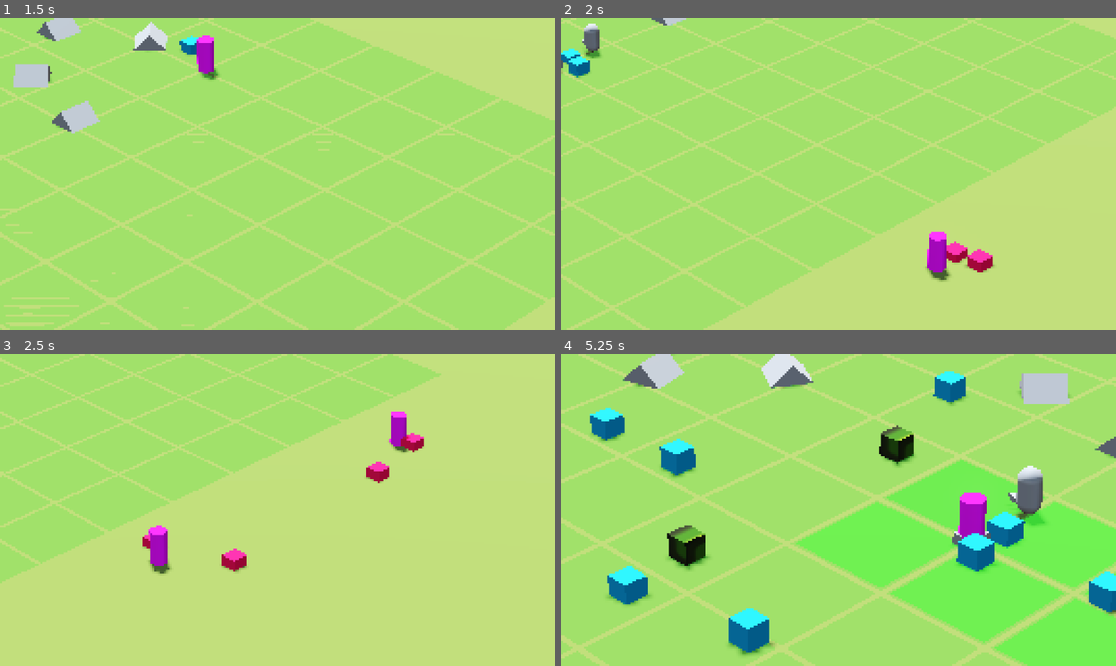
Above: before the commit, frames 1-4 (two rows, left to right).
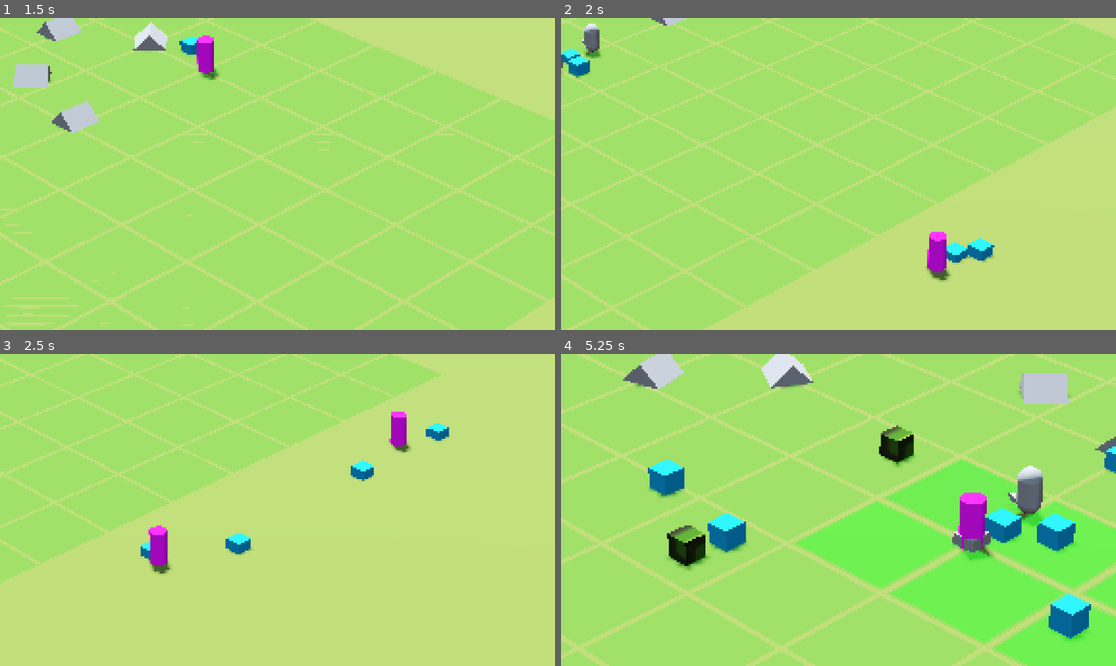
Above: after the commit, the same moments.

Repository: jalejr/Incrememental
Game: Godot game, scene res://main.tscn
Same seed, same stepped clock (60 frames per second), same inputs: the game is played once before the commit and once after it. The engine's default icon, where the game draws it, is replaced by a stand-in: a white triangle on a blue panel in a dark square.
Inputs (mouse positions are in pixels of both pictures, inside the frame that each line leads up to):
- Up to frame 1 (1.5 s): tap Enter (enter) at 0.5 s; move the mouse to (399, 158) at 0.52 s; hold Right (right) 0.53-1.28 s; hold Mouse wheel up (camera_zoom_in) 0.53-1.28 s; click (399, 158) at 0.67 s; move the mouse to (166, 189) at 1.27 s; hold S (backward) from 1.28 s (still down); tap Mouse wheel down (camera_zoom_out) at 1.35 s
- Up to frame 2 (2 s): keep holding S (backward)
- Up to frame 3 (2.5 s): move the mouse to (333, 441) at 2.02 s; release S (backward) at 2.03 s; hold Right (right) from 2.03 s (still down); tap Enter (enter) at 2.1 s
- Up to frame 4 (5.25 s): move the mouse to (810, 572) at 2.77 s; release Right (right) at 2.78 s; hold W (forward) 2.78-3.53 s; click (810, 572) at 2.85 s; move the mouse to (1005, 556) at 3.52 s; hold A (left) 3.53-5.03 s; tap F (test) at 3.6 s; move the mouse to (672, 463) at 4.27 s; tap G at 4.35 s; move the mouse to (866, 510) at 5.02 s; hold S (backward) from 5.03 s (still down); hold Mouse wheel up (camera_zoom_in) from 5.03 s (still down); click (866, 510) at 5.17 s

Frame 1 is identical in both runs. In frame 2, 0.6% of the frame differs, in the area x 69-79%, y 70-82%; in frame 3, 1.4%; in frame 4, 7.7%, in the area x 5-100%, y 5-97%.
Error in both runs: Cannot call method 'storage_buffer_create' on a null value. (res://compositor/scripts/edge_detection_compositor.gd:20)

Commit message:
Made registry system for unit managers and auto link to spawner

Diff:
--- /dev/null
+++ b/global/unit_manager_registry.gd
@@ -0,0 +1,24 @@
+extends Node
+
+# private variables
+var _managers: Dictionary = {}
+
+# public methods
+func register_manager(unit_type: Unit.Type, manager: BaseUnitManager):
+	if _managers.has(unit_type):
+		push_error("Manager already registered for type: ", unit_type)
+		return
+
+	_managers[unit_type] = manager
+	print("Registered manager for ", Unit.Type.keys()[unit_type])
+
+
+func get_manager(unit_type: Unit.Type) -> BaseUnitManager:
+	if not _managers.has(unit_type):
+		push_error("No manager registered for type: ", unit_type)
+		return null
+	return _managers[unit_type]
+
+
+func has_manager(unit_type: Unit.Type) -> bool:
+	return _managers.has(unit_type)
--- a/grids/building_grid_manager/building_grid_manager.gd
+++ b/grids/building_grid_manager/building_grid_manager.gd
@@ -1,11 +1,10 @@
 extends GridManagerBase
 class_name BuildingGridManager
-## enums
-## consts
+
 ## exports
 # Absolute limit of world
 @export var grid_world_size: Vector2 = Vector2(512.0, 512.0)
-## public vars
+
 ## private vars
 var _unlocked_cells: Dictionary = {}
 var _occupied_cells: Dictionary = {}
@@ -14,6 +13,7 @@
 ## built-in override methods
 func _ready() -> void:
 	print("BuildingGridManager initalized - Cell size: ", grid_cell_size)
+	# TODO Have the unlock happen through some other way like the level starting event
 	unlock_starting_area(Vector3(0,0,0), 5)
 
 ## public methods
--- a/project.godot
+++ b/project.godot
@@ -18,6 +18,7 @@
 [autoload]
 
 EventBus="*res://global/event_bus.gd"
+UnitManagerRegistry="*res://global/unit_manager_registry.gd"
 
 [dotnet]
 
--- /dev/null
+++ b/resources/building_data.gd
@@ -0,0 +1,2 @@
+extends Resource
+class_name BuildingData
--- a/units/base_unit_manager/base_unit_manager.gd
+++ b/units/base_unit_manager/base_unit_manager.gd
@@ -4,6 +4,7 @@
 signal unit_died(unit: BaseUnitData, building: Node)
 
 ## exports
+@export var unit_type: Unit.Type = Unit.Type.BASE
 @export var unit_mesh: Mesh
 @export var navigation_region: NavigationRegion3D
 @export var grid_manager: SpatialGridManager
@@ -40,7 +41,7 @@
 	if not grid_manager:
 		push_error("GridManager not assigned to ", name)
 		return
-
+	UnitManagerRegistry.register_manager(unit_type, self)
 	_setup_multimesh()
 	_setup_navigation()
 
--- a/units/soldier_manager/soldier_manager.tscn
+++ b/units/soldier_manager/soldier_manager.tscn
@@ -4,3 +4,4 @@
 
 [node name="SoldierManager" type="Node"]
 script = ExtResource("1_d0b35")
+unit_type = 1
--- a/units/spawners/unit_spawner_building.gd
+++ b/units/spawners/unit_spawner_building.gd
@@ -4,7 +4,7 @@
 ## consts
 ## exports
 @export_group("Unit Spawning")
-@export var unit_manager: BaseUnitManager
+@export var unit_type: Unit.Type = Unit.Type.BASE
 @export var max_units: int = 10
 @export var spawn_interval: float = 3.0
 @export var auto_spawn: bool = true
@@ -14,20 +14,20 @@
 
 ## public vars
 ## private vars
+var _unit_manager: BaseUnitManager
 var _spawned_units: Array[BaseUnitData] = []  # Using UnitStats to hold for smaller
 var _spawn_timer: Timer
 var _next_spawn_point_index: int = 0
 
 ## onready vars
 ## built-in override methods
-
-
 func _ready() -> void:
-	if not unit_manager:
+	_unit_manager = UnitManagerRegistry.get_manager(unit_type)
+	if not _unit_manager:
 		push_warning("No unit manager assigned to building: ", name)
 		return
 
-	unit_manager.unit_died.connect(_on_manager_says_unit_died)
+	_unit_manager.unit_died.connect(_on_manager_says_unit_died)
 
 	_spawn_timer = Timer.new()
 	_spawn_timer.wait_time = spawn_interval
@@ -52,9 +52,9 @@
 func despawn_all_units():
 	for unit in _spawned_units:
 		if unit:
-			var index = unit_manager.units.find(unit)
+			var index = _unit_manager.units.find(unit)
 			if index >= 0:
-				unit_manager.kill_unit(index)
+				_unit_manager.kill_unit(index)
 
 	_spawned_units.clear()
 
@@ -71,7 +71,7 @@
 	var unit_stats: UnitStats = _get_unit_stats()
 
 	if unit_stats:
-		var unit_data = unit_manager.spawn_unit(spawn_pos, unit_stats, self)
+		var unit_data = _unit_manager.spawn_unit(spawn_pos, unit_stats, self)
 		_spawned_units.append(unit_data)
 		_on_unit_spawned(unit_data, spawn_pos)
 
@@ -87,7 +87,7 @@
 
 
 func _get_unit_stats() -> UnitStats:
-	var stats = unit_manager.get_default_stats()
+	var stats = _unit_manager.get_default_stats()
 
 	return stats
 
--- a/units/spawners/unit_spawner_building.tscn
+++ b/units/spawners/unit_spawner_building.tscn
@@ -9,6 +9,7 @@
 
 [node name="UnitSpawnerBuilding" type="Node3D" node_paths=PackedStringArray("spawn_points")]
 script = ExtResource("1_ht01f")
+unit_type = 1
 max_units = 50
 spawn_interval = 1.0
 spawn_points = [NodePath("FrontSpawn"), NodePath("LeftSpawn"), NodePath("RightSpawn")]
--- /dev/null
+++ b/units/unit.gd
@@ -0,0 +1,11 @@
+class_name Unit
+
+enum Type {
+	BASE,
+	SOLDIER,
+	GATHERER,
+	MINER,
+
+	DEMON,
+	TROLL,
+}
Not shown, added: global/unit_manager_registry.gd.uid
Not shown, added: resources/building_data.gd.uid
Not shown, added: units/unit.gd.uid
